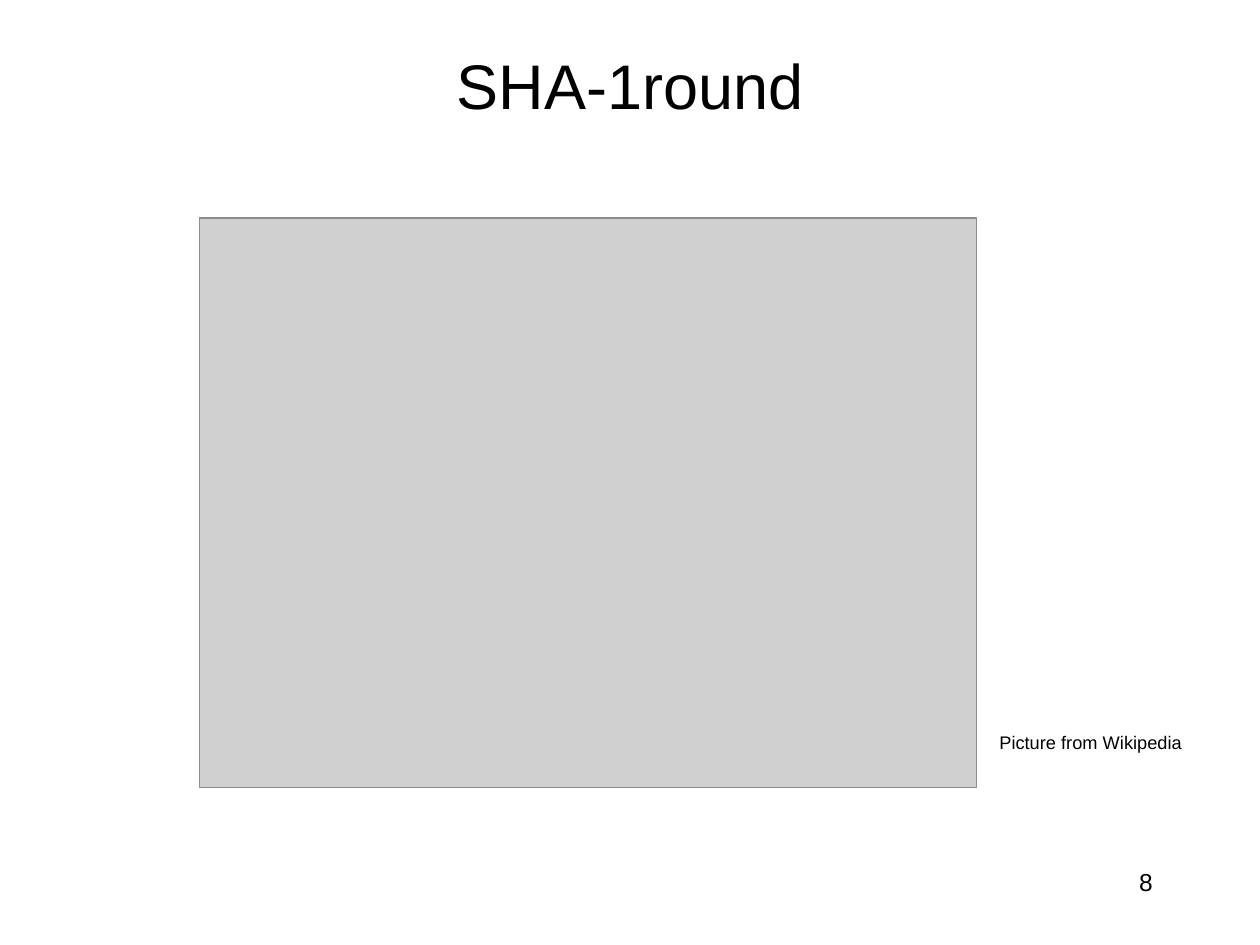
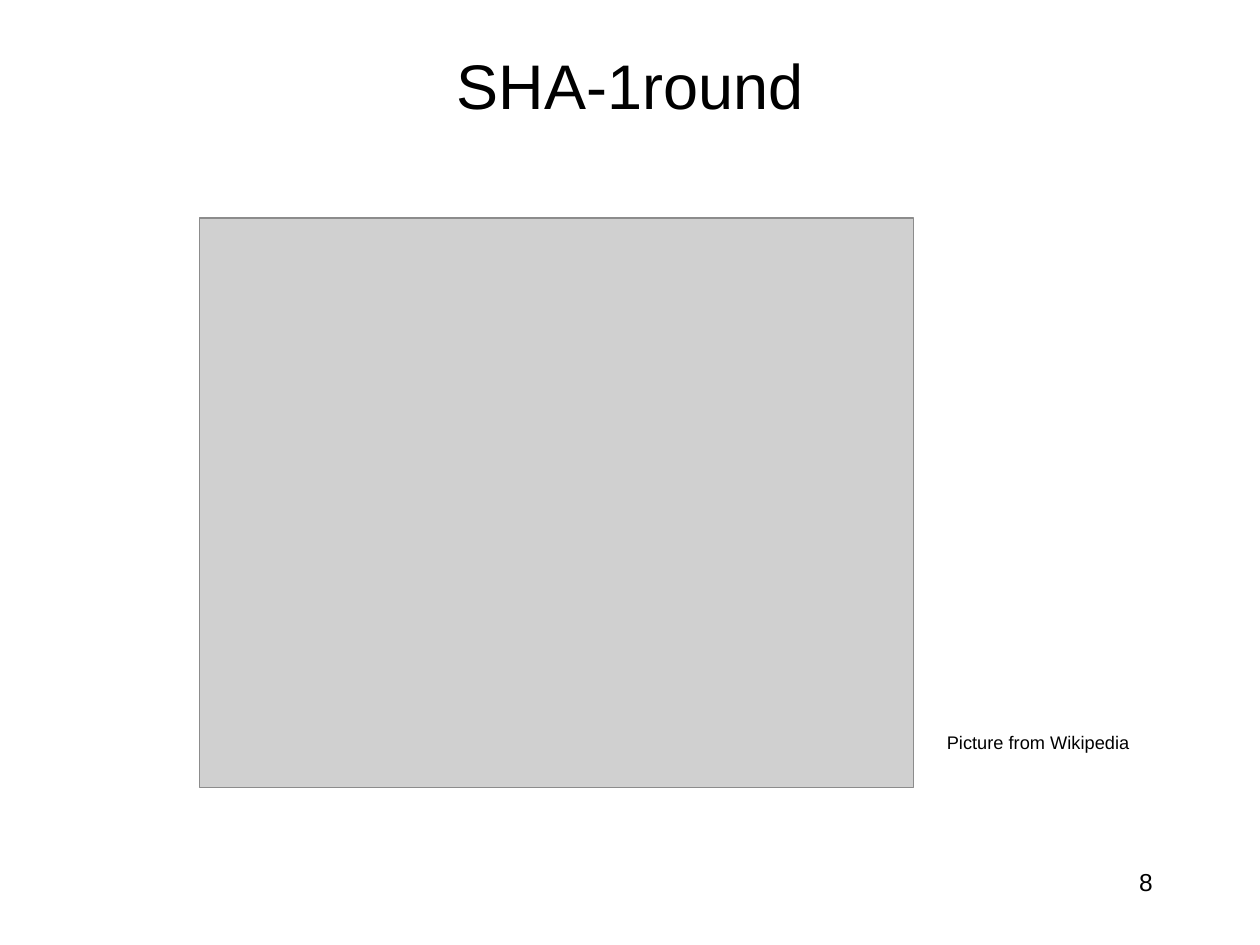
Before and after one commit to jlmucb/class_notes, a slide deck: slide 8 of BerkeleyClass/CS290Spring2013/Lectures/Cryptoclass6.pptx. Drawn at 1260x945 pixels with LibreOffice and Linux fonts; fonts in the diff are those of the drawing; grey boxes stand for pictures. Boxes give left, top, right and bottom in pixels: in the first picture for what was removed or moved away, otherwise in the second. Text is boxed around its words. In the diff, an @@ line names an element or a change of style, - is before the commit and + after.

```diff
--- a/BerkeleyClass/CS290Spring2013/Lectures/Cryptoclass6.pptx
+++ b/BerkeleyClass/CS290Spring2013/Lectures/Cryptoclass6.pptx
@@ picture: place and size @@
-picture at box(199, 218, 976, 788)
+picture at box(199, 218, 914, 788)
@@ text "Picture from Wikipedia": place and size @@
-text "Picture from Wikipedia" at box(999, 735, 1182, 753)
+text "Picture from Wikipedia" at box(947, 735, 1129, 753)
```
Also in this commit, not shown: 16 other slides changed, 1 other file.
